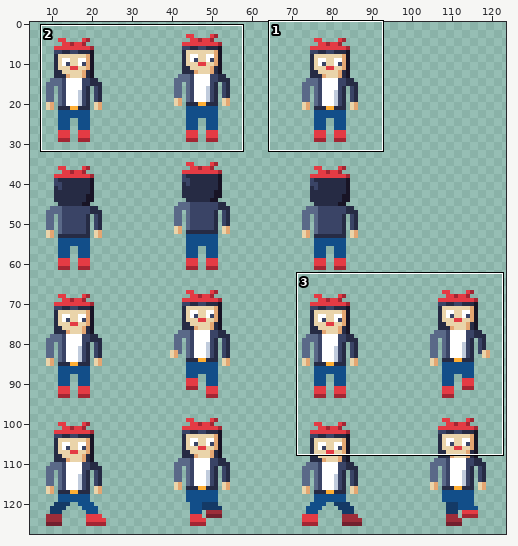
Edited in one commit: pixel-art file (assets/textures/characters/raggari_naaras_32.aseprite). Above, an overview of the earlier version with the close-up marked.
Close-up. Before the edit:
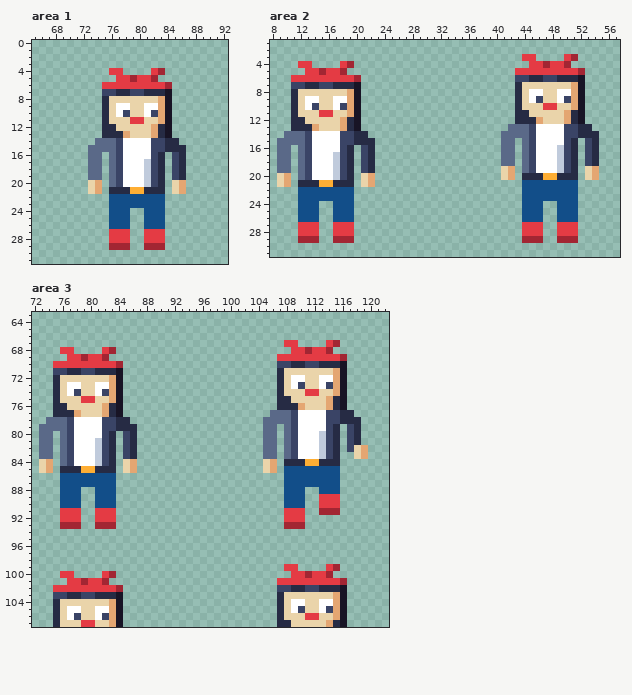
128x128 pixels, 1 frame. Shown: area 1: x 65..92, y 0..31; area 2: x 8..57, y 1..31; area 3: x 72..122, y 63..107. The wide view leaves out empty margins. The commit also changed other parts of the picture, which this record leaves out.
After the commit:
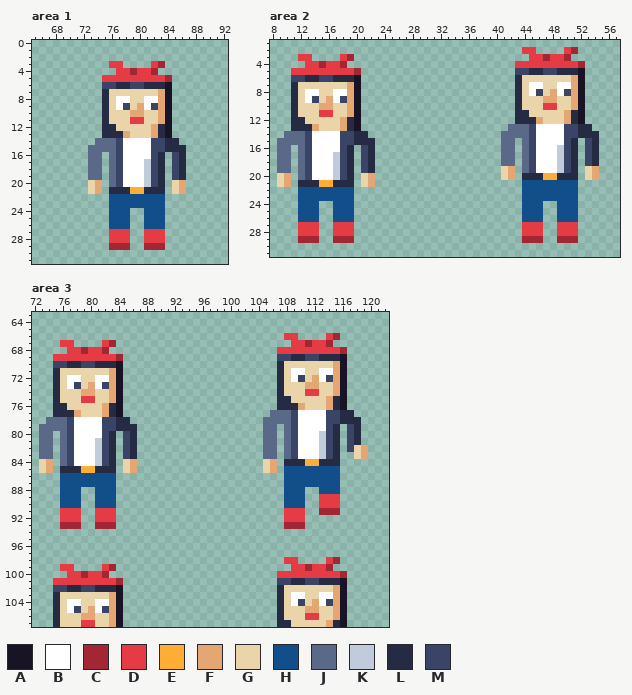
Palette (. is transparent): A #181425  B #ffffff  C #a22633  D #e43b44  E #feae34  F #e4a672  G #ead4aa  H #124e89  J #5a6988  K #c0cbdc  L #262b44  M #3a4466
Change:
--- area 1
@@ x 73..86 @@
  2 ..............
- 3 ..............
- 4 ...DD....DC...
- 5 ....DDCDDC....
- 6 ..DDDDDDDDDC..
- 7 ..MMLLMMLLLA..
- 8 ..LGGGGGGGFA..
- 9 ..LGBBGGBBFA..
-10 ..LGBMGGBMFA..
+ 3 ...DD....DC...
+ 4 ....DDCDDC....
+ 5 ..DDDDDDDDDC..
+ 6 ..MMLLMMLLLA..
+ 7 ..LGGGGGGGFA..
+ 8 ..LGBBGGBBFA..
+ 9 ..LGBMGFBMFA..
+10 ..LGGGFFGGFA..
 11 ..LGGGDDGGFA..
--- area 2
@@ x 8..57 @@
  1 ..................................................
- 2 ..................................................
- 3 ....................................DD....DC......
- 4 ....DD....DC.........................DDCDDC.......
- 5 .....DDCDDC........................DDDDDDDDDC.....
- 6 ...DDDDDDDDDC......................MMLLMMLLLA.....
- 7 ...MMLLMMLLLA......................LGGGGGGGFA.....
- 8 ...LGGGGGGGFA......................LGBBGGBBFA.....
- 9 ...LGBBGGBBFA......................LGBMGGBMFA.....
-10 ...LGBMGGBMFA......................LGGGDDGGFA.....
+ 2 ....................................DD....DC......
+ 3 ....DD....DC.........................DDCDDC.......
+ 4 .....DDCDDC........................DDDDDDDDDC.....
+ 5 ...DDDDDDDDDC......................MMLLMMLLLA.....
+ 6 ...MMLLMMLLLA......................LGGGGGGGFA.....
+ 7 ...LGGGGGGGFA......................LGBBGGBBFA.....
+ 8 ...LGBBGGBBFA......................LGBMGFBMFA.....
+ 9 ...LGBMGFBMFA......................LGGGFFGGFA.....
+10 ...LGGGFFGGFA......................LGGGDDGGFA.....
 11 ...LGGGDDGGFA......................LLGGGGGFLA.....
--- area 3
@@ x 72..122 @@
  65 ...................................................
- 66 ...................................................
- 67 ....................................DD....DC.......
- 68 ....DD....DC.........................DDCDDC........
- 69 .....DDCDDC........................DDDDDDDDDC......
- 70 ...DDDDDDDDDC......................MMLLMMLLLA......
- 71 ...MMLLMMLLLA......................LGGGGGGGFA......
- 72 ...LGGGGGGGFA......................LGBBGGBBFA......
- 73 ...LGBBGGBBFA......................LGBMGGBMFA......
- 74 ...LGBMGGBMFA......................LGGGDDGGFA......
+ 66 ....................................DD....DC.......
+ 67 ....DD....DC.........................DDCDDC........
+ 68 .....DDCDDC........................DDDDDDDDDC......
+ 69 ...DDDDDDDDDC......................MMLLMMLLLA......
+ 70 ...MMLLMMLLLA......................LGGGGGGGFA......
+ 71 ...LGGGGGGGFA......................LGBBGGBBFA......
+ 72 ...LGBBGGBBFA......................LGBMGFBMFA......
+ 73 ...LGBMGFBMFA......................LGGGFFGGFA......
+ 74 ...LGGGFFGGFA......................LGGGDDGGFA......
  75 ...LGGGDDGGFA......................LLGGGGGFLA......
@@ x 72..122 @@
  97 ...................................................
- 98 ...................................................
- 99 ....................................DD....DC.......
-100 ....DD....DC.........................DDCDDC........
-101 .....DDCDDC........................DDDDDDDDDC......
-102 ...DDDDDDDDDC......................MMLLMMLLLA......
-103 ...MMLLMMLLLA......................LGGGGGGGFA......
-104 ...LGGGGGGGFA......................LGBBGGBBFA......
-105 ...LGBBGGBBFA......................LGBMGGBMFA......
-106 ...LGBMGGBMFA......................LGGGDDGGFA......
+ 98 ....................................DD....DC.......
+ 99 ....DD....DC.........................DDCDDC........
+100 .....DDCDDC........................DDDDDDDDDC......
+101 ...DDDDDDDDDC......................MMLLMMLLLA......
+102 ...MMLLMMLLLA......................LGGGGGGGFA......
+103 ...LGGGGGGGFA......................LGBBGGBBFA......
+104 ...LGBBGGBBFA......................LGBMGFBMFA......
+105 ...LGBMGFBMFA......................LGGGFFGGFA......
+106 ...LGGGFFGGFA......................LGGGDDGGFA......
 107 ...LGGGDDGGFA......................LLGGGGGFLA......
